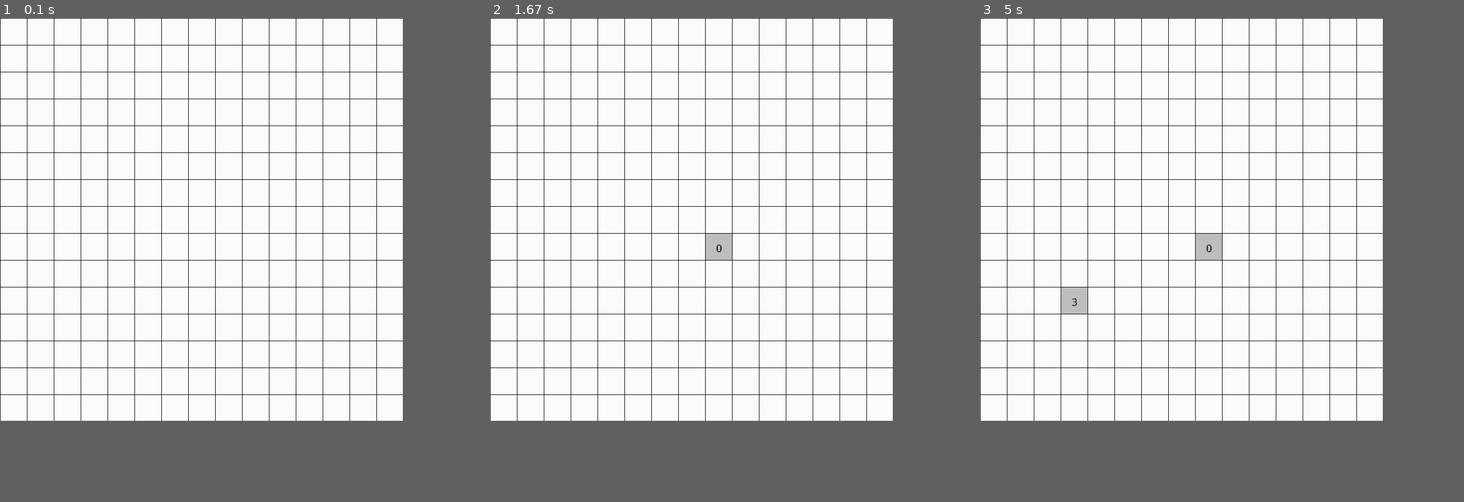
Above: before the commit, frames 1-3 (left to right).
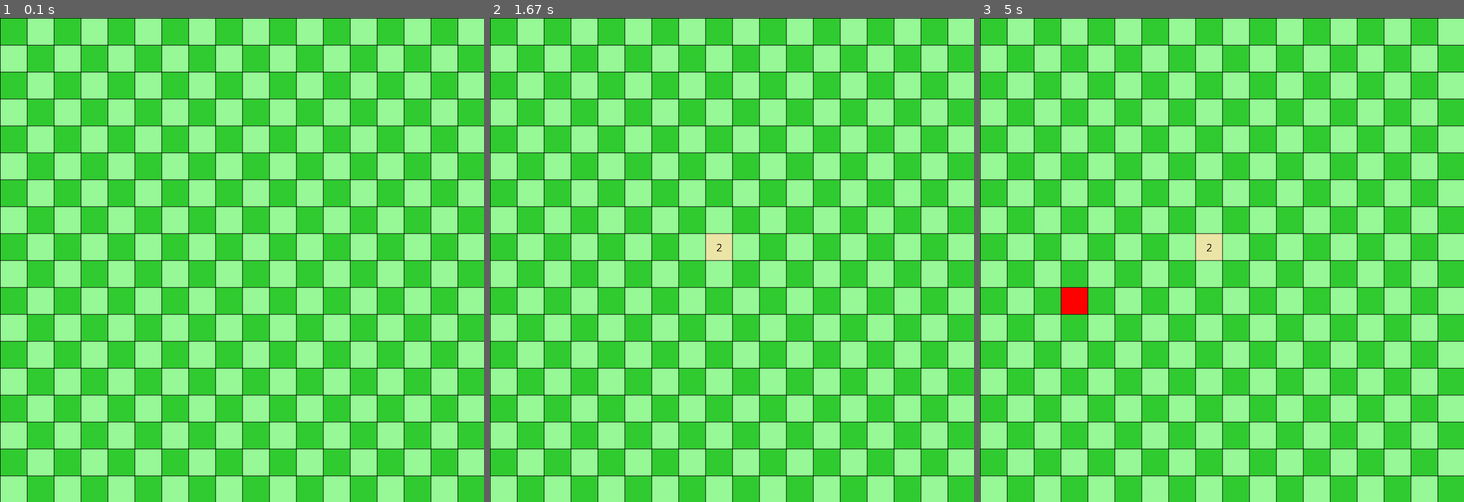
Above: after the commit, the same moments.

Repository: NotNanook/Minesweeper_gui
Game: pygame game, started from grid_pygame.py
Two runs of this game, one before a commit and one after it. Both use one fixed random seed, a clock stepped at 60 frames per second and the inputs below.
Inputs (mouse positions are in pixels of both pictures, inside the frame that each line leads up to):
- Up to frame 1 (0.1 s): no input
- Up to frame 2 (1.67 s): click (732, 260) at 0.38 s
- Up to frame 3 (5 s): click (1062, 308) at 4.72 s
In our replay, the window is 749x749 before the commit and 900x900 after it. These sizes can differ from the game's own. Grey fills any space a smaller window leaves; there, only what the larger window draws over its background counts as a difference.

The runs differ from the first frame. In frame 1, 85% of the frame differs, in the area x 0-100%, y 0-100%; in frame 2, 85%; in frame 3, 85%.

Commit message:
Made game colorfull

Diff:
--- a/grid_pygame.py
+++ b/grid_pygame.py
@@ -9,7 +9,7 @@
 leben = 1
 
 # Change size of the field
-fgröse = 15
+fgröse = 18
 
 cl = []
 
@@ -19,11 +19,13 @@
 rn = int(fgröse**2-len(bomben))
 richtig = 0
 
+color = 1
 weis = (255, 255, 255)
 rot = (255, 0, 0)
-grau = (192, 192, 192)
+grau = (238,232,170)
 orange = (255,165,0)
 schwarz = (0,0,0)
+colors = [(50,205,50), (152,251,152)]
 
 x = 1
 y = 1
@@ -82,20 +84,20 @@
             print(pos)
             pos = pygame.mouse.get_pos()
             mx, my = pos
-            mx = int((mx-(int(mx/50)*1))/50)
-            my = int((my-(int(my/50)*1))/50)
+            mx = int((mx-(int(mx/gröse)*1))/gröse)
+            my = int((my-(int(my/gröse)*1))/gröse)
             print(mx, my)
 
             try:
-                if field[mx][my] != "+" and pygame.Surface.get_at(screen, pos) != grau:
-                    pygame.draw.rect(screen, grau, (mx*50+(mx*1)+1, my*50+(my*1)+1, gröse, gröse))
-                    myfont = pygame.font.SysFont('Comic Sans MS', 20)
+                if field[mx][my] != "+" and pygame.Surface.get_at(screen, pos) != grau and pygame.Surface.get_at(screen, pos) != schwarz:
+                    pygame.draw.rect(screen, grau, (mx*gröse+(mx*1)+1, my*gröse+(my*1)+1, gröse, gröse))
+                    myfont = pygame.font.SysFont('Comic Sans MS', int(gröse/2.5))
                     textsurface = myfont.render(field[mx][my], False, (0, 0, 0))
-                    screen.blit(textsurface,(mx*50+(mx*1)+21, my*50+(my*1)+15))
+                    screen.blit(textsurface,(mx*gröse+(mx*1)+gröse/2.3, my*gröse+(my*1)+gröse/3.7))
                     richtig += 1
                     print("Richtig:", richtig)
                 elif field[mx][my] == "+":
-                    pygame.draw.rect(screen, rot, (mx*50+(mx*1)+1, my*50+(my*1)+1, gröse, gröse))
+                    pygame.draw.rect(screen, rot, (mx*gröse+(mx*1)+1, my*gröse+(my*1)+1, gröse, gröse))
                     if leben != 0:
                         leben -= 1
                     elif leben == 0:
@@ -107,33 +109,44 @@
         elif event.type == pygame.MOUSEBUTTONDOWN and event.button == RIGHT:
             pos = pygame.mouse.get_pos()
             mx, my = pos
-            mx = int((mx-(int(mx/50)*1))/50)
-            my = int((my-(int(my/50)*1))/50)
+            mx = int((mx-(int(mx/gröse)*1))/gröse)
+            my = int((my-(int(my/gröse)*1))/gröse)
 
             if pygame.Surface.get_at(screen, pos) == weis:
-                pygame.draw.rect(screen, orange, (mx*50+(mx*1)+1, my*50+(my*1)+1, gröse, gröse))
+                pygame.draw.rect(screen, orange, (mx*gröse+(mx*1)+1, my*gröse+(my*1)+1, gröse, gröse))
             else:
-                pygame.draw.rect(screen, weis, (mx*50+(mx*1)+1, my*50+(my*1)+1, gröse, gröse))
+                pygame.draw.rect(screen, weis, (mx*gröse+(mx*1)+1, my*gröse+(my*1)+1, gröse, gröse))
 
 
 
     while z != fgröse - 1 and s != fgröse - 1:
+        colo = rd.randint(0,1)
         for z in range(len(field)):
             for s in range(len(field[z])):
                 if s == fgröse - 1:
-                    if field[z][s] != "+":
-                        pygame.draw.rect(screen, weis, (x, y, gröse, gröse))
-                    else:
-                        pygame.draw.rect(screen, weis, (x, y, gröse, gröse))
+                    if colors[colo] == (50,205,50):
+                        pygame.draw.rect(screen, colors[colo], (x, y, gröse, gröse))
+                        colo = (colo + 1) % 2
+
+                    elif colors[colo] == (152,251,152):
+                        pygame.draw.rect(screen, colors[colo], (x, y, gröse, gröse))
+                        colo = (colo + 1) % 2
+
+                    colo = (colo + 1) % 2
                     y+= gröse+1
                     x = 1
+
                 else:
-                    if field[z][s] == "+":
-                        pygame.draw.rect(screen, weis, (x, y, gröse, gröse))
+                    if colors[colo] == (50,205,50):
+                        pygame.draw.rect(screen, colors[colo], (x, y, gröse, gröse))
                         x += gröse+1
-                    else:
-                        pygame.draw.rect(screen, weis, (x, y, gröse, gröse))
+                        colo = (colo + 1) % 2
+
+                    elif colors[colo] == (152,251,152):
+                        pygame.draw.rect(screen, colors[colo], (x, y, gröse, gröse))
                         x += gröse+1
+                        colo = (colo + 1) % 2
+
                 #print(z, s)
 
     pygame.display.update()
